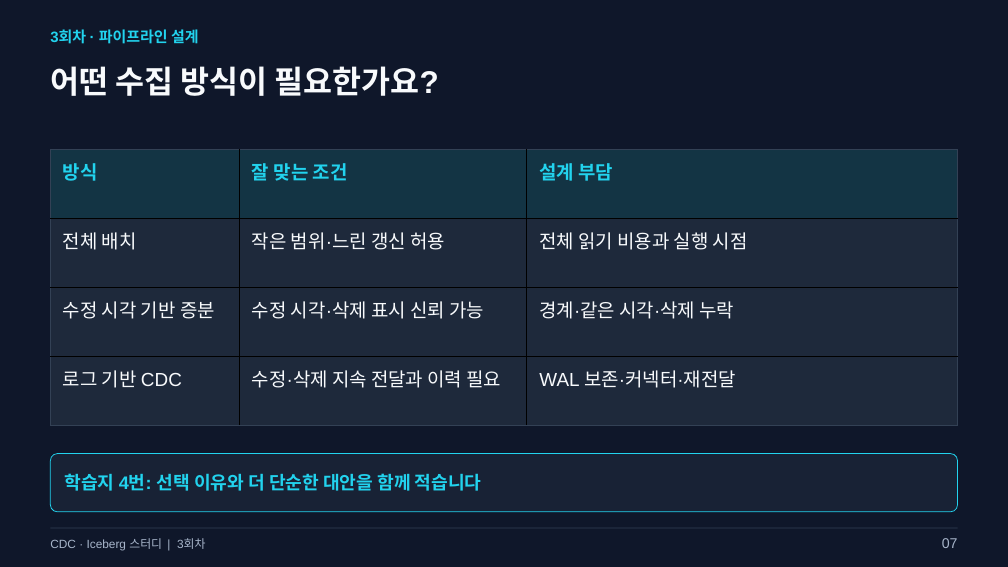
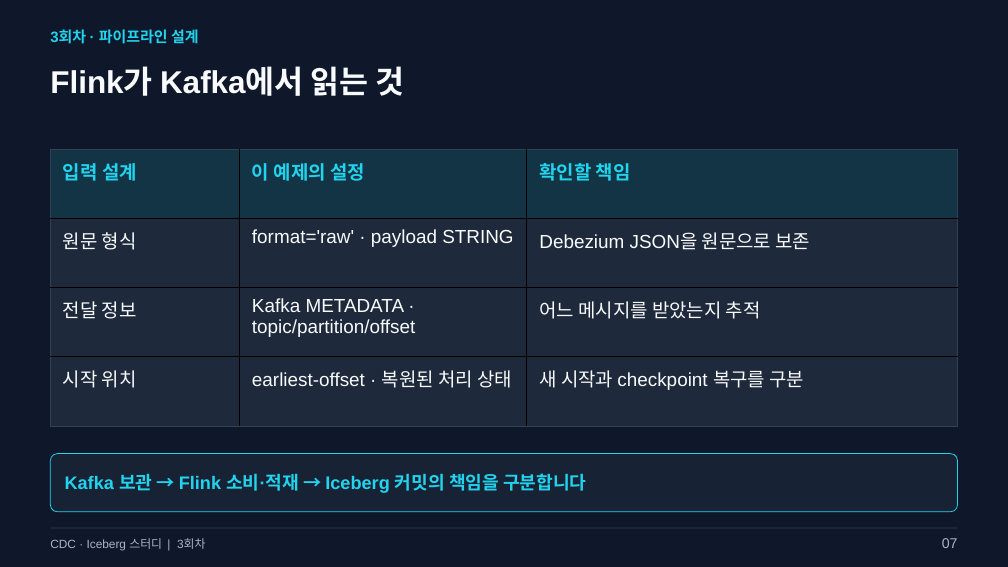
Before and after one commit to kim-dabin/cdc-lakehouse-study, a slide deck: slide 7 of labs/session03/slides/03-session03.pptx. Drawn at 1008x567 pixels with LibreOffice and Linux fonts; fonts in the diff are those of the drawing. Boxes give left, top, right and bottom in pixels: in the first picture for what was removed or moved away, otherwise in the second. Text is boxed around its words. In the diff, an @@ line names an element or a change of style, - is before the commit and + after.

Commit message:
Align Session 3 with Flink Bronze design and Iceberg commits

```diff
--- a/labs/session03/slides/03-session03.pptx
+++ b/labs/session03/slides/03-session03.pptx
@@ text at <box>50,66,405,96</box>: text changed @@
-어떤 수집 방식이 필요한가요?
+Flink가 Kafka에서 읽는 것
@@ table at <box>51,150,958,426</box> @@
-row 1: 방식 | 잘 맞는 조건 | 설계 부담
+row 1: 입력 설계 | 이 예제의 설정 | 확인할 책임
-row 2: 전체 배치 | 작은 범위·느린 갱신 허용 | 전체 읽기 비용과 실행 시점
+row 2: 원문 형식 | format='raw' · payload STRING | Debezium JSON을 원문으로 보존
-row 3: 수정 시각 기반 증분 | 수정 시각·삭제 표시 신뢰 가능 | 경계·같은 시각·삭제 누락
+row 3: 전달 정보 | Kafka METADATA · topic/partition/offset | 어느 메시지를 받았는지 추적
-row 4: 로그 기반 CDC | 수정·삭제 지속 전달과 이력 필요 | WAL 보존·커넥터·재전달
+row 4: 시작 위치 | earliest-offset · 복원된 처리 상태 | 새 시작과 checkpoint 복구를 구분
@@ text at <box>65,473,586,493</box>: text changed @@
-학습지 4번: 선택 이유와 더 단순한 대안을 함께 적습니다
+Kafka 보관 → Flink 소비·적재 → Iceberg 커밋의 책임을 구분합니다
```
Also in this commit, not shown: 8 other slides changed, 1 slide added, 1 slide removed, 7 other files.
